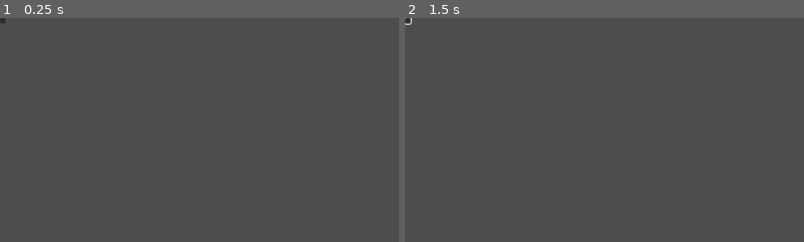
Above: before the commit, frames 1-2 (left to right).
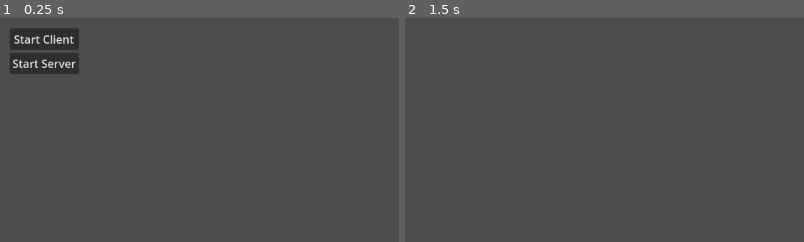
Above: after the commit, the same moments.

Repository: matheusoreis/GodOS
Game: Godot game, scene res://boot.tscn
Two runs of this game, one before a commit and one after it. Both use one fixed random seed, a clock stepped at 60 frames per second and the inputs below. Before the commit the project starts from res://main.tscn.
Inputs (mouse positions are % of the whole screen's width and height, from its top left):
- Up to frame 1 (0.25 s): no input
- Up to frame 2 (1.5 s): click (0, 1) at 0.52 s; click (6, 10) at 1.25 s, where only the run after the commit has a clickable "Start Server"
The pictures show only the part of the screen within x 0-50%, y 0-50%; the shares and areas given below are measured in that part.

The runs differ from the first frame. In frame 1, 3.0% of the frame differs, in the area x 0-20%, y 0-25%; in frame 2, less than 0.1%.

Commit message:
Cliente, servidor e boot finalizados

Diff:
--- /dev/null
+++ b/boot.gd
@@ -0,0 +1,46 @@
+class_name Main
+extends Control
+
+
+@export_group("Objects")
+@export var boot: VBoxContainer
+@export var start_client_button: Button
+@export var start_server_button: Button
+
+@export_group("Scenes")
+@export var client: PackedScene
+@export var server: PackedScene
+
+@export_group("Variables")
+@export var minimize: bool = false
+
+
+func _ready() -> void:
+	if not boot:
+		return
+
+	if not start_client_button:
+		return
+
+	if not start_server_button:
+		return
+
+	start_client_button.pressed.connect(
+		func():
+			var scene: Control = client.instantiate()
+			scene.name = "main"
+
+			get_tree().root.add_child(scene)
+			queue_free()
+	)
+
+	start_server_button.pressed.connect(
+		func():
+			if minimize:
+				get_tree().root.mode = Window.MODE_MINIMIZED
+
+			var scene: Control = server.instantiate()
+			scene.name = "main"
+			get_tree().root.add_child(scene)
+			queue_free()
+	)
--- /dev/null
+++ b/boot.tscn
@@ -0,0 +1,34 @@
+[gd_scene load_steps=4 format=3 uid="uid://d18ldc2cod1aq"]
+
+[ext_resource type="Script" uid="uid://c7kuc5hw51ss0" path="res://boot.gd" id="1_t5imi"]
+[ext_resource type="PackedScene" uid="uid://diqjl01dfj113" path="res://network/client/client.tscn" id="2_segco"]
+[ext_resource type="PackedScene" uid="uid://cb2psn0bv8d7r" path="res://network/server/server.tscn" id="3_m6jb1"]
+
+[node name="Main" type="Control" node_paths=PackedStringArray("boot", "start_client_button", "start_server_button")]
+layout_mode = 3
+anchors_preset = 15
+anchor_right = 1.0
+anchor_bottom = 1.0
+grow_horizontal = 2
+grow_vertical = 2
+script = ExtResource("1_t5imi")
+boot = NodePath("Boot")
+start_client_button = NodePath("Boot/Client")
+start_server_button = NodePath("Boot/Server")
+client = ExtResource("2_segco")
+server = ExtResource("3_m6jb1")
+
+[node name="Boot" type="VBoxContainer" parent="."]
+layout_mode = 0
+offset_left = 14.0
+offset_top = 15.0
+offset_right = 114.0
+offset_bottom = 81.0
+
+[node name="Client" type="Button" parent="Boot"]
+layout_mode = 2
+text = "Start Client"
+
+[node name="Server" type="Button" parent="Boot"]
+layout_mode = 2
+text = "Start Server"
--- a/main.gd
+++ /dev/null
@@ -1,2 +0,0 @@
-class_name Main
-extends Control
--- a/main.tscn
+++ /dev/null
@@ -1,19 +0,0 @@
-[gd_scene load_steps=2 format=3 uid="uid://d18ldc2cod1aq"]
-
-[ext_resource type="Script" uid="uid://c7kuc5hw51ss0" path="res://main.gd" id="1_ig7tw"]
-
-[node name="Main" type="Control"]
-layout_mode = 3
-anchors_preset = 15
-anchor_right = 1.0
-anchor_bottom = 1.0
-grow_horizontal = 2
-grow_vertical = 2
-script = ExtResource("1_ig7tw")
-
-[node name="Button" type="Button" parent="."]
-layout_mode = 0
-offset_right = 8.0
-offset_bottom = 8.0
-
-[connection signal="pressed" from="Button" to="." method="_on_button_pressed"]
--- a/network/client/client.gd
+++ b/network/client/client.gd
@@ -1,12 +1,11 @@
 extends Node
 
 
-signal connected_to_server()
-signal connection_failed()
-signal server_disconnected()
+var _enet: ENetMultiplayerPeer
 
 
-var _enet: ENetMultiplayerPeer
+func _ready() -> void:
+	start_client()
 
 
 func start_client() -> void:
@@ -15,15 +14,15 @@
 		return
 
 	multiplayer.connected_to_server.connect(
-		func(): connected_to_server.emit()
+		_connected_to_server
 	)
 
 	multiplayer.connection_failed.connect(
-		func(): connection_failed.emit()
+		_connection_failed
 	)
 
 	multiplayer.server_disconnected.connect(
-		func(): server_disconnected.emit()
+		_server_disconnected
 	)
 
 
@@ -40,3 +39,15 @@
 
 	multiplayer.multiplayer_peer = _enet
 	return Error.OK
+
+
+func _connected_to_server() -> void:
+	print("Cliente conectado ao servidor!")
+
+
+func _connection_failed() -> void:
+	print("Falha ao se conectar no servidor!")
+
+
+func _server_disconnected() -> void:
+	print("Falha na conexão com o servidor, servidor fechado!")
--- /dev/null
+++ b/network/client/client.tscn
@@ -0,0 +1,12 @@
+[gd_scene load_steps=2 format=3 uid="uid://diqjl01dfj113"]
+
+[ext_resource type="Script" uid="uid://d36lv11v4qcuh" path="res://network/client/client.gd" id="1_wupir"]
+
+[node name="Client" type="Control"]
+layout_mode = 3
+anchors_preset = 15
+anchor_right = 1.0
+anchor_bottom = 1.0
+grow_horizontal = 2
+grow_vertical = 2
+script = ExtResource("1_wupir")
--- a/network/server/server.gd
+++ b/network/server/server.gd
@@ -1,11 +1,11 @@
 extends Node
 
 
-signal peer_connected(id: int)
-signal peer_disconnected(id: int)
+var _enet: ENetMultiplayerPeer
 
 
-var _enet: ENetMultiplayerPeer
+func _ready() -> void:
+	start_server()
 
 
 func start_server() -> void:
@@ -20,8 +20,6 @@
 	_enet.peer_disconnected.connect(
 		_peer_disconnected
 	)
-
-	print("Servidor iniciado com sucesso na porta:", Constants.connection_port)
 
 
 func _setup_enet() -> Error:
@@ -38,6 +36,7 @@
 		return error
 
 	multiplayer.multiplayer_peer = _enet
+	print("Servidor iniciado com sucesso na porta:", Constants.connection_port)
 	return Error.OK
 
 
@@ -52,7 +51,6 @@
 	}
 
 	print("Nova conexão ao servidor com o ip: ", peer.get_remote_address())
-	peer_connected.emit(pid)
 
 
 func _peer_disconnected(pid: int) -> void:
@@ -66,4 +64,3 @@
 	Globals.connections.erase(pid)
 
 	print("Conexão com o ip: ", connection_peer.get_remote_address(), ", deixando o servidor!")
-	peer_disconnected.emit(pid)
--- /dev/null
+++ b/network/server/server.tscn
@@ -0,0 +1,12 @@
+[gd_scene load_steps=2 format=3 uid="uid://cb2psn0bv8d7r"]
+
+[ext_resource type="Script" uid="uid://c18qkktlyuo7x" path="res://network/server/server.gd" id="1_ugdyd"]
+
+[node name="Server" type="Control"]
+layout_mode = 3
+anchors_preset = 15
+anchor_right = 1.0
+anchor_bottom = 1.0
+grow_horizontal = 2
+grow_vertical = 2
+script = ExtResource("1_ugdyd")
--- a/project.godot
+++ b/project.godot
@@ -19,7 +19,12 @@
 
 Constants="*res://network/constants.gd"
 Globals="*res://network/globals.gd"
-Server="*res://network/server/server.gd"
+
+[file_customization]
+
+folder_colors={
+"res://network/": "red"
+}
 
 [rendering]
 
Renamed: main.gd.uid -> boot.gd.uid
Not shown, added: main.tscn4563779830.tmp
